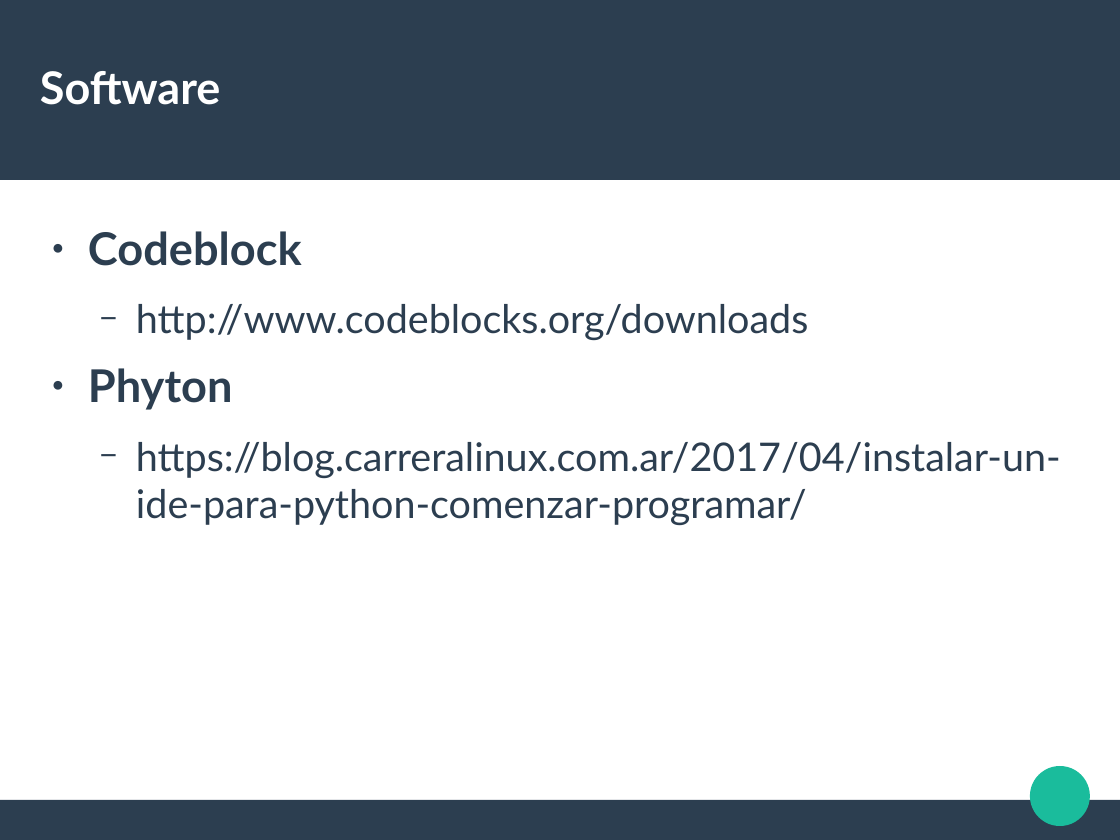
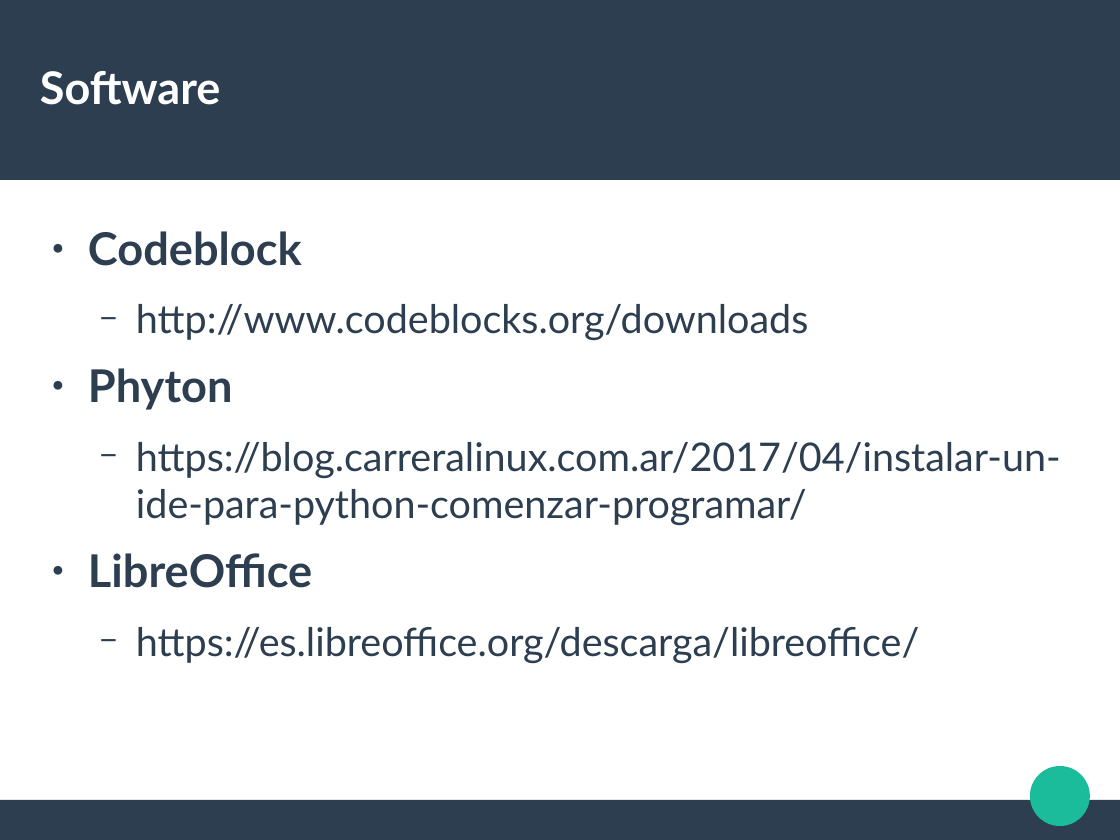
Before and after one commit to liowiki/EDA1-20192, a slide deck: slide 11 of Presentacion.odp. Drawn at 1120x840 pixels with LibreOffice and Linux fonts; fonts in the diff are those of the drawing. Boxes give left, top, right and bottom in pixels: in the first picture for what was removed or moved away, otherwise in the second. Text is boxed around its words. In the diff, an @@ line names an element or a change of style, - is before the commit and + after.

```diff
--- a/Presentacion.odp
+++ b/Presentacion.odp
@@ text at [88, 553, 919, 663]: paragraphs added @@
+● LibreOffice
+  − https://es.libreoffice.org/descarga/libreoffice/
```
Also in this commit, not shown: 1 slide added, 1 other file.
